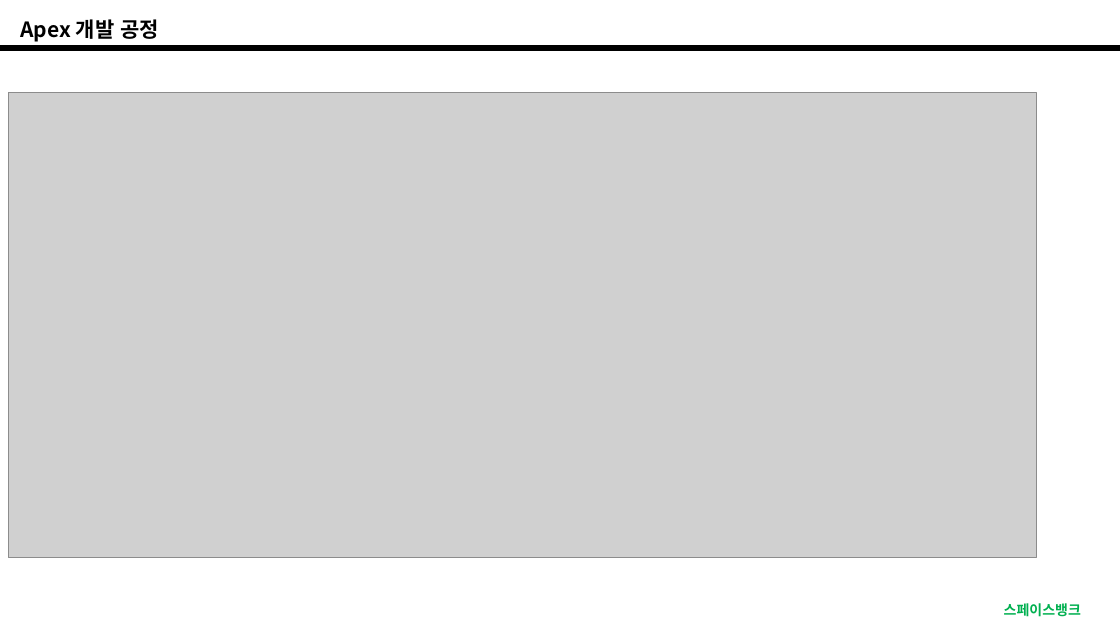
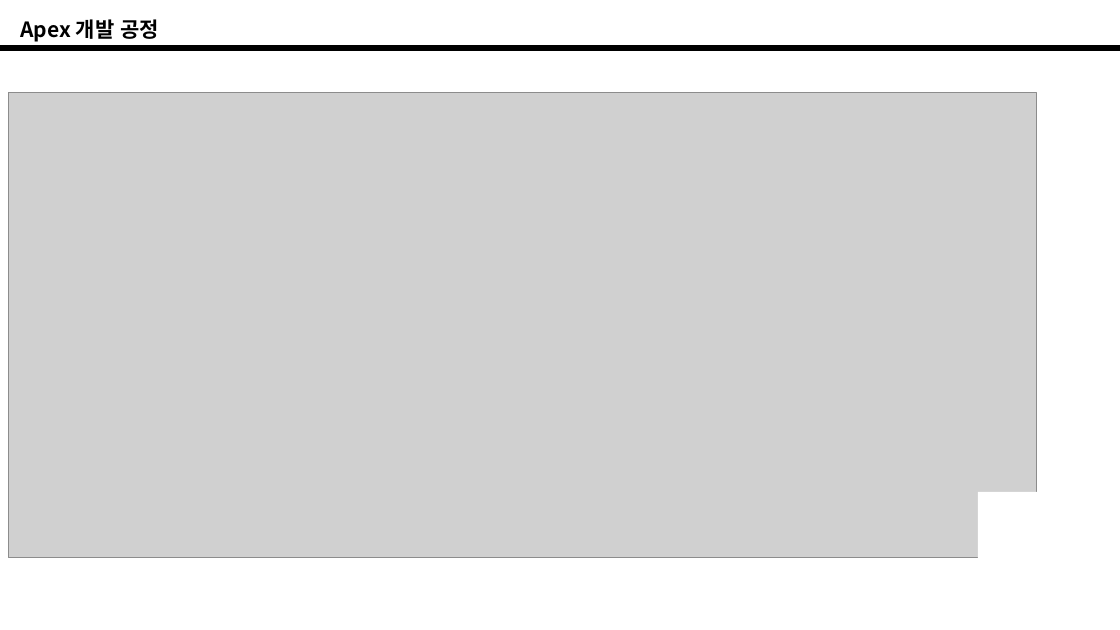
Before and after one commit to kingntop/ap, a slide deck: slide 5 of 3/TTA_교육_과정_3.pptx. Drawn at 1120x630 pixels with LibreOffice and Linux fonts; fonts in the diff are those of the drawing; grey boxes stand for pictures; background and template pictures are left out. Boxes give left, top, right and bottom in pixels: in the first picture for what was removed or moved away, otherwise in the second. Text is boxed around its words. In the diff, an @@ line names an element or a change of style, - is before the commit and + after.

```diff
--- a/3/TTA_교육_과정_3.pptx
+++ b/3/TTA_교육_과정_3.pptx
@@ rectangle added at [978,492,1066,567], fill #FFFFFF @@
@@ text removed at [1004,603,1081,617] @@
-스페이스뱅크
```
Also in this commit, not shown: 10 other slides changed, 1 slide added, 1 slide removed, 4 other files.
